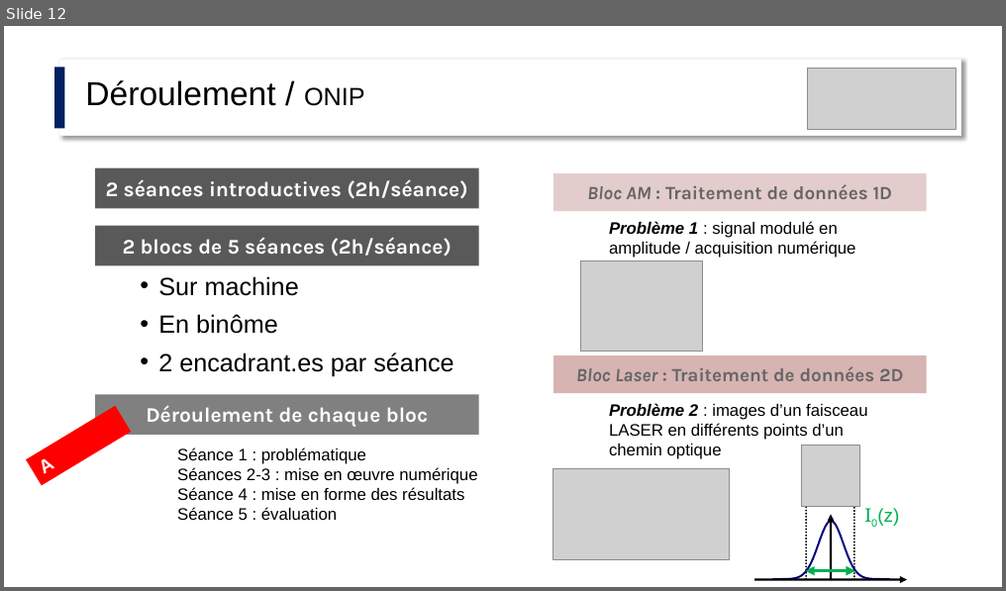
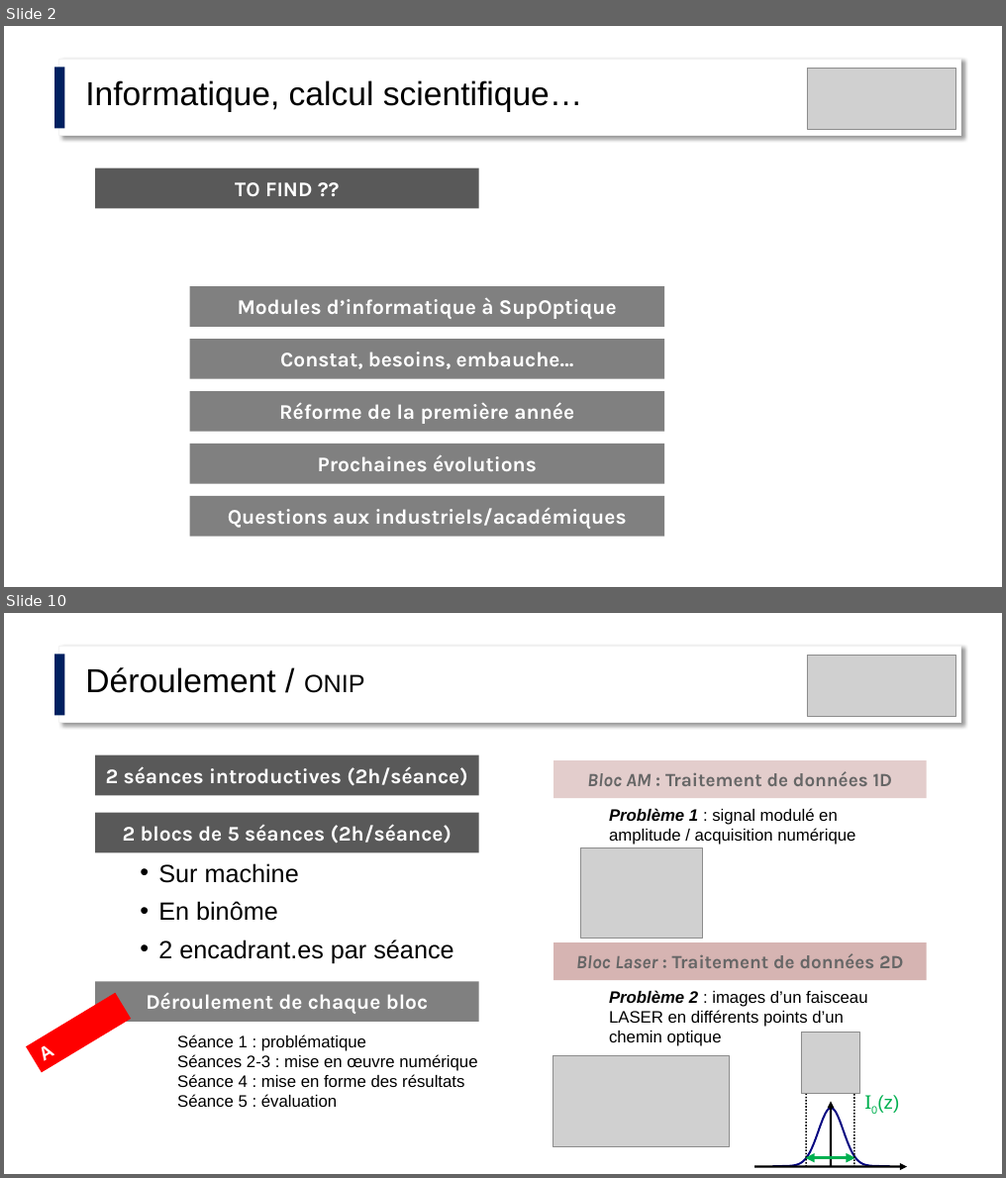
Before and after one commit to jvillemejane/jvillemejane, a slide deck: Presentations/2024_COPERF_Informatique.pptx. Shown one above the other, each under a label of ours: slide 12 before the commit, slides 2 and 10 after it; the slides between them are not shown. The pictures are 1006x591 and 1006x1178 pixels, drawn with LibreOffice and Linux fonts; fonts in the diff are those of the drawing; grey boxes stand for pictures. Boxes give left, top, right and bottom in pixels: in the first picture for what was removed or moved away, otherwise in the second. Text is boxed around its words. In the diff, an @@ line names an element or a change of style, - is before the commit and + after.

```diff
--- a/Presentations/2024_COPERF_Informatique.pptx
+++ b/Presentations/2024_COPERF_Informatique.pptx
@@ slide 2 added at box(4, 26, 1002, 587), background #FFFFFF @@
@@ rectangle added at box(54, 68, 65, 129), fill #002060 @@
@@ rectangle added at box(59, 59, 961, 136), fill #FFFFFF, outline #F2F2F2 1 pt @@
@@ text added at box(85, 80, 583, 112), 32 pt, text #000000 @@
+Informatique, calcul scientifique…
@@ picture added at box(807, 68, 957, 129) @@
@@ rectangle added at box(95, 169, 478, 209), fill #595959, 20 pt, text #FFFFFF, bold @@
+TO FIND ??
@@ rectangle added at box(190, 286, 665, 327), fill #808080, 20 pt, text #FFFFFF, bold @@
+Modules d’informatique à SupOptique
@@ rectangle added at box(190, 339, 665, 379), fill #808080, 20 pt, text #FFFFFF, bold @@
+Constat, besoins, embauche…
@@ rectangle added at box(190, 391, 665, 432), fill #808080, 20 pt, text #FFFFFF, bold @@
+Réforme de la première année
@@ rectangle added at box(190, 444, 665, 484), fill #808080, 20 pt, text #FFFFFF, bold @@
+Prochaines évolutions
@@ rectangle added at box(190, 496, 665, 537), fill #808080, 20 pt, text #FFFFFF, bold @@
+Questions aux industriels/académiques
@@ what was slide 12 is now slide 10 @@
```
Also in this commit, not shown: 5 slides changed, 5 other slides added, 11 slides removed.
